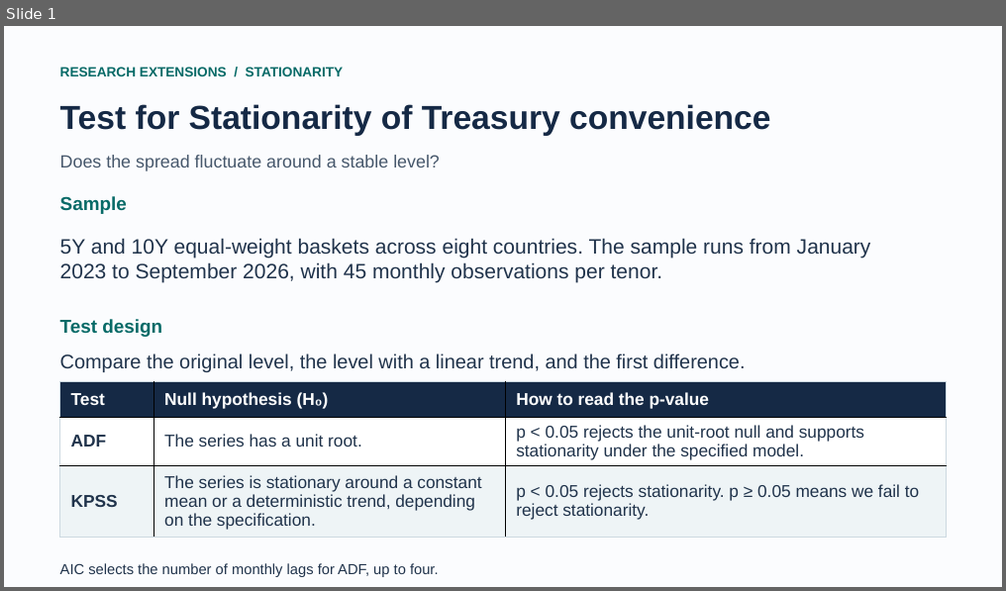
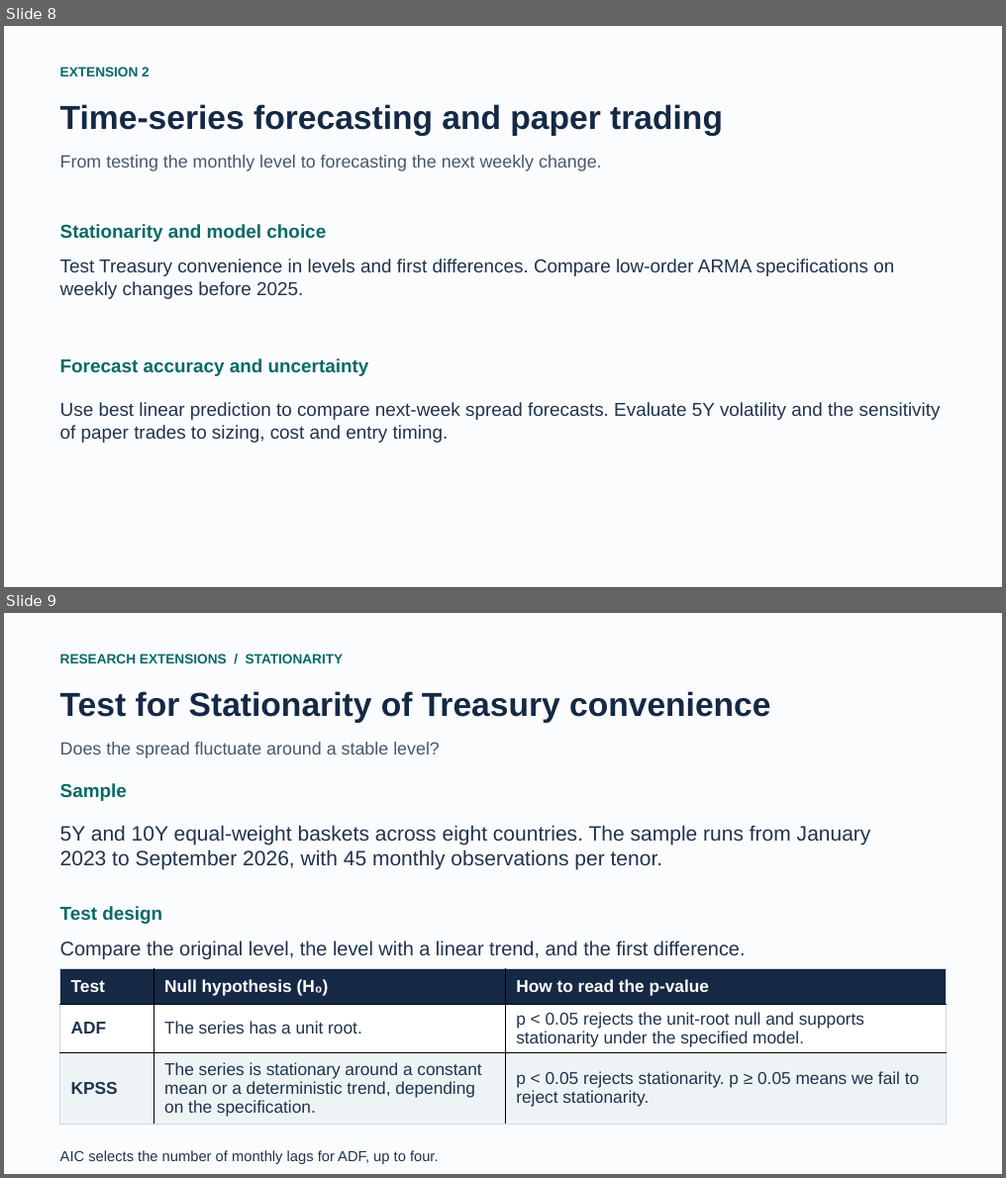
Before and after one commit to charlotte7795/treasury-convenience-research, a slide deck: results/extensions.pptx. Shown one above the other, each under a label of ours: slide 1 before the commit, slides 8 and 9 after it. The pictures are 1006x591 and 1006x1178 pixels, drawn with LibreOffice and Linux fonts; fonts in the diff are those of the drawing. Boxes give left, top, right and bottom in pixels: in the first picture for what was removed or moved away, otherwise in the second. Text is boxed around its words. In the diff, an @@ line names an element or a change of style, - is before the commit and + after.

```diff
--- a/results/extensions.pptx
+++ b/results/extensions.pptx
@@ slide 8 added at <box>4,26,1002,587</box>, background #FBFCFE @@
@@ text added at <box>60,67,150,76</box>, 13 pt, text #076A67, bold @@
+EXTENSION 2
@@ text added at <box>60,104,723,136</box>, 32 pt, text #152945, bold @@
+Time-series forecasting and paper trading
@@ text added at <box>60,155,602,172</box>, 17 pt, text #46576B @@
+From testing the monthly level to forecasting the next weekly change.
@@ text added at <box>60,224,326,242</box>, 18 pt, text #076A67, bold @@
+Stationarity and model choice
@@ text added at <box>60,259,894,299</box>, 18 pt, text #20334B @@
+Test Treasury convenience in levels and first differences. Compare low-order ARMA specifications on weekly changes before 2025.
@@ text added at <box>60,359,369,376</box>, 18 pt, text #076A67, bold @@
+Forecast accuracy and uncertainty
@@ text added at <box>60,402,941,443</box>, 18 pt, text #20334B @@
+Use best linear prediction to compare next-week spread forecasts. Evaluate 5Y volatility and the sensitivity of paper trades to sizing, cost and entry timing.
@@ what was slide 1 is now slide 9 @@
```
Also in this commit, not shown: 9 other slides added, 20 other files.
